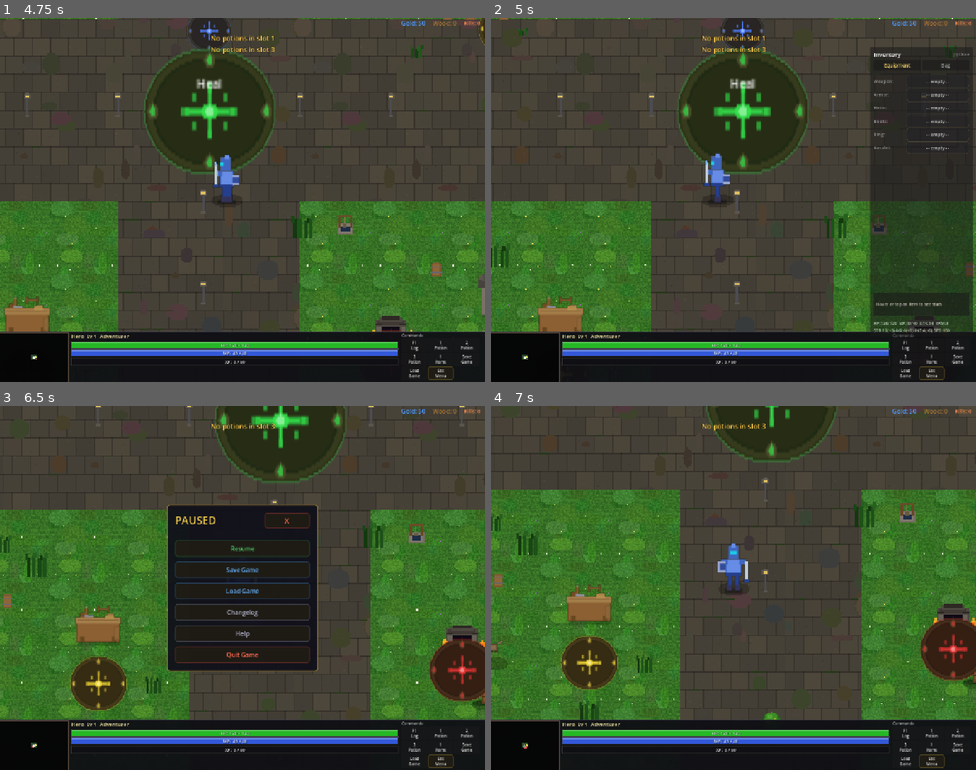
Above: before the commit, frames 1-4 (two rows, left to right).
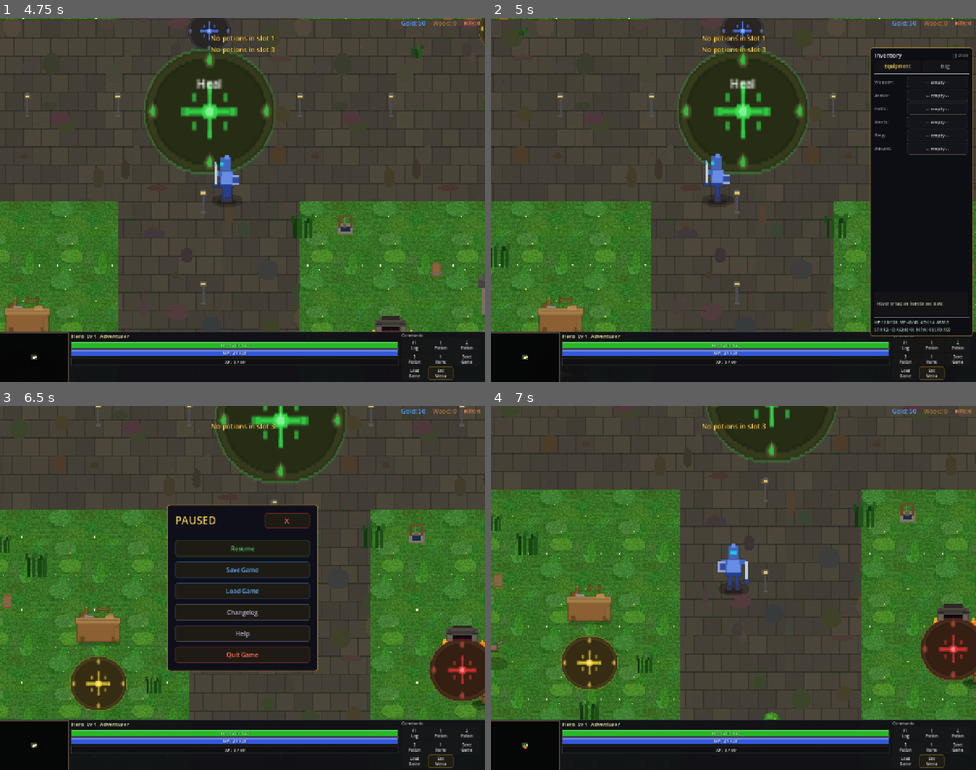
Above: after the commit, the same moments.

Repository: slxny/legends-open-rpg
Game: Godot game, scene res://scenes/main.tscn
Two runs of this game, one before a commit and one after it. Both use one fixed random seed, a clock stepped at 60 frames per second and the inputs below.
Inputs (mouse positions are in pixels of both pictures, inside the frame that each line leads up to):
- Up to frame 1 (4.75 s): tap Enter at 0.5 s; move the mouse to (349, 181) at 0.52 s; hold D (move_right) 0.53-1.25 s; hold Space (attack) 0.53-1.25 s; click (349, 181) at 0.67 s; drag from (145, 218) to (218, 272) at 1.27 s; click "SELECT" at 2 s; move the mouse to (33, 356) at 2.77 s; hold D (move_right) 2.78-3.5 s; tap 1 at 2.85 s; click (33, 356) at 2.92 s; drag from (218, 272) to (451, 94) at 3.52 s; move the mouse to (388, 254) at 4.27 s; hold A (move_left) from 4.28 s (still down); tap 3 at 4.35 s
- Up to frame 2 (5 s): keep holding A (move_left); tap I (toggle_inventory) at 4.9 s
- Up to frame 3 (6.5 s): release A (move_left) at 5 s; drag from (97, 533) to (431, 748) at 5.02 s; move the mouse to (266, 588) at 5.77 s; hold S (move_down) from 5.78 s (still down); tap F (interact) at 5.85 s; click (266, 588) at 5.92 s; tap Escape (ui_cancel) at 6.4 s
- Up to frame 4 (7 s): release S (move_down) at 6.5 s; drag from (660, 497) to (733, 602) at 6.52 s

Frame 1 is identical in both runs. In frame 2, 12% of the frame differs, in the area x 78-100%, y 8-88%; in frame 3, less than 0.1%; in frame 4, nothing differs.
Error in both runs: Invalid assignment of property or key '_mobile_potion_btns' with value of type 'Array' on a base object of type 'CharacterBody2D (player.gd)'. (res://scenes/ui…

Commit message:
All UI panels fully opaque with dark backgrounds — no more text bleed-through (v0.68.5)
Co-Authored-By: Claude Opus 4.6 <noreply@anthropic.com>

Diff:
--- a/scenes/ui/armory_dialog.tscn
+++ b/scenes/ui/armory_dialog.tscn
@@ -1,6 +1,18 @@
-[gd_scene format=3 uid="uid://barmscn"]
+[gd_scene load_steps=2 format=3 uid="uid://barmscn"]
 
 [ext_resource type="Script" path="res://scenes/ui/armory_dialog.gd" id="1_armory"]
+
+[sub_resource type="StyleBoxFlat" id="StyleBoxFlat_armory"]
+bg_color = Color(0.05, 0.05, 0.08, 1.0)
+border_color = Color(0.6, 0.5, 0.2, 0.7)
+border_width_left = 2
+border_width_top = 2
+border_width_right = 2
+border_width_bottom = 2
+corner_radius_top_left = 8
+corner_radius_top_right = 8
+corner_radius_bottom_right = 8
+corner_radius_bottom_left = 8
 
 [node name="ArmoryDialog" type="CanvasLayer"]
 layer = 25
@@ -18,4 +30,5 @@
 offset_bottom = 220.0
 grow_horizontal = 2
 grow_vertical = 2
-self_modulate = Color(1, 1, 1, 0.93)
+self_modulate = Color(1, 1, 1, 1.0)
+theme_override_styles/panel = SubResource("StyleBoxFlat_armory")
--- a/scenes/ui/changelog_dialog.gd
+++ b/scenes/ui/changelog_dialog.gd
@@ -9,9 +9,18 @@
 var _is_visible: bool = false
 var _is_mobile: bool = false
 
-const GAME_VERSION := "v0.68.4"
+const GAME_VERSION := "v0.68.5"
 
 const CHANGELOG: Array[Dictionary] = [
+	{
+		"version": "v0.68.5",
+		"title": "All panels fully opaque and dark",
+		"date": "2026-02-25",
+		"entries": [
+			"All UI panels (shop, armory, tavern, woodworking, inventory, hero stats, changelog, pause) now have dark opaque backgrounds",
+			"Text behind panels no longer bleeds through — much easier to read",
+		]
+	},
 	{
 		"version": "v0.68.4",
 		"title": "Dungeon enemies are much harder",
--- a/scenes/ui/changelog_dialog.tscn
+++ b/scenes/ui/changelog_dialog.tscn
@@ -30,7 +30,7 @@
 offset_bottom = 300.0
 grow_horizontal = 2
 grow_vertical = 2
-self_modulate = Color(1, 1, 1, 0.78)
+self_modulate = Color(1, 1, 1, 1.0)
 theme_override_styles/panel = SubResource("StyleBoxFlat_panel")
 
 [node name="MarginContainer" type="MarginContainer" parent="Panel"]
--- a/scenes/ui/hero_stats_panel.tscn
+++ b/scenes/ui/hero_stats_panel.tscn
@@ -1,6 +1,18 @@
-[gd_scene format=3 uid="uid://bherostats"]
+[gd_scene load_steps=2 format=3 uid="uid://bherostats"]
 
 [ext_resource type="Script" path="res://scenes/ui/hero_stats_panel.gd" id="1_hero_stats"]
+
+[sub_resource type="StyleBoxFlat" id="StyleBoxFlat_herostats"]
+bg_color = Color(0.05, 0.05, 0.08, 1.0)
+border_color = Color(0.6, 0.5, 0.2, 0.7)
+border_width_left = 2
+border_width_top = 2
+border_width_right = 2
+border_width_bottom = 2
+corner_radius_top_left = 8
+corner_radius_top_right = 8
+corner_radius_bottom_right = 8
+corner_radius_bottom_left = 8
 
 [node name="HeroStatsPanel" type="CanvasLayer"]
 layer = 22
@@ -25,7 +37,8 @@
 offset_bottom = 260.0
 grow_horizontal = 2
 grow_vertical = 2
-self_modulate = Color(1, 1, 1, 0.93)
+self_modulate = Color(1, 1, 1, 1.0)
+theme_override_styles/panel = SubResource("StyleBoxFlat_herostats")
 
 [node name="MarginContainer" type="MarginContainer" parent="Panel"]
 layout_mode = 2
--- a/scenes/ui/inventory_screen.tscn
+++ b/scenes/ui/inventory_screen.tscn
@@ -1,6 +1,18 @@
-[gd_scene load_steps=2 format=3 uid="uid://binvscn"]
+[gd_scene load_steps=3 format=3 uid="uid://binvscn"]
 
 [ext_resource type="Script" path="res://scenes/ui/inventory_screen.gd" id="1_inv"]
+
+[sub_resource type="StyleBoxFlat" id="StyleBoxFlat_inv"]
+bg_color = Color(0.05, 0.05, 0.08, 1.0)
+border_color = Color(0.6, 0.5, 0.2, 0.7)
+border_width_left = 2
+border_width_top = 2
+border_width_right = 2
+border_width_bottom = 2
+corner_radius_top_left = 8
+corner_radius_top_right = 8
+corner_radius_bottom_right = 8
+corner_radius_bottom_left = 8
 
 [node name="InventoryScreen" type="CanvasLayer"]
 layer = 20
@@ -16,7 +28,8 @@
 offset_bottom = -120.0
 grow_horizontal = 0
 grow_vertical = 2
-self_modulate = Color(1, 1, 1, 0.93)
+self_modulate = Color(1, 1, 1, 1.0)
+theme_override_styles/panel = SubResource("StyleBoxFlat_inv")
 
 [node name="MarginContainer" type="MarginContainer" parent="Panel"]
 layout_mode = 2
--- a/scenes/ui/pause_menu.tscn
+++ b/scenes/ui/pause_menu.tscn
@@ -31,5 +31,5 @@
 offset_bottom = 220.0
 grow_horizontal = 2
 grow_vertical = 2
-self_modulate = Color(1, 1, 1, 0.93)
+self_modulate = Color(1, 1, 1, 1.0)
 theme_override_styles/panel = SubResource("StyleBoxFlat_pause")
--- a/scenes/ui/shop_dialog.tscn
+++ b/scenes/ui/shop_dialog.tscn
@@ -1,6 +1,18 @@
-[gd_scene load_steps=2 format=3 uid="uid://bshopscn"]
+[gd_scene load_steps=3 format=3 uid="uid://bshopscn"]
 
 [ext_resource type="Script" path="res://scenes/ui/shop_dialog.gd" id="1_shop"]
+
+[sub_resource type="StyleBoxFlat" id="StyleBoxFlat_shop"]
+bg_color = Color(0.05, 0.05, 0.08, 1.0)
+border_color = Color(0.6, 0.5, 0.2, 0.7)
+border_width_left = 2
+border_width_top = 2
+border_width_right = 2
+border_width_bottom = 2
+corner_radius_top_left = 8
+corner_radius_top_right = 8
+corner_radius_bottom_right = 8
+corner_radius_bottom_left = 8
 
 [node name="ShopDialog" type="CanvasLayer"]
 layer = 25
@@ -18,4 +30,5 @@
 offset_bottom = 280.0
 grow_horizontal = 2
 grow_vertical = 2
-self_modulate = Color(1, 1, 1, 0.93)
+self_modulate = Color(1, 1, 1, 1.0)
+theme_override_styles/panel = SubResource("StyleBoxFlat_shop")
--- a/scenes/ui/tavern_dialog.tscn
+++ b/scenes/ui/tavern_dialog.tscn
@@ -1,6 +1,18 @@
-[gd_scene format=3 uid="uid://btavscn"]
+[gd_scene load_steps=2 format=3 uid="uid://btavscn"]
 
 [ext_resource type="Script" path="res://scenes/ui/tavern_dialog.gd" id="1_tavern"]
+
+[sub_resource type="StyleBoxFlat" id="StyleBoxFlat_tavern"]
+bg_color = Color(0.05, 0.05, 0.08, 1.0)
+border_color = Color(0.6, 0.5, 0.2, 0.7)
+border_width_left = 2
+border_width_top = 2
+border_width_right = 2
+border_width_bottom = 2
+corner_radius_top_left = 8
+corner_radius_top_right = 8
+corner_radius_bottom_right = 8
+corner_radius_bottom_left = 8
 
 [node name="TavernDialog" type="CanvasLayer"]
 layer = 25
@@ -18,4 +30,5 @@
 offset_bottom = 250.0
 grow_horizontal = 2
 grow_vertical = 2
-self_modulate = Color(1, 1, 1, 0.93)
+self_modulate = Color(1, 1, 1, 1.0)
+theme_override_styles/panel = SubResource("StyleBoxFlat_tavern")
--- a/scenes/ui/woodworking_dialog.tscn
+++ b/scenes/ui/woodworking_dialog.tscn
@@ -1,6 +1,18 @@
-[gd_scene format=3 uid="uid://bwoodworkdlg"]
+[gd_scene load_steps=2 format=3 uid="uid://bwoodworkdlg"]
 
 [ext_resource type="Script" path="res://scenes/ui/woodworking_dialog.gd" id="1_woodwork"]
+
+[sub_resource type="StyleBoxFlat" id="StyleBoxFlat_woodwork"]
+bg_color = Color(0.05, 0.05, 0.08, 1.0)
+border_color = Color(0.6, 0.5, 0.2, 0.7)
+border_width_left = 2
+border_width_top = 2
+border_width_right = 2
+border_width_bottom = 2
+corner_radius_top_left = 8
+corner_radius_top_right = 8
+corner_radius_bottom_right = 8
+corner_radius_bottom_left = 8
 
 [node name="WoodworkingDialog" type="CanvasLayer"]
 layer = 25
@@ -18,4 +30,5 @@
 offset_bottom = 250.0
 grow_horizontal = 2
 grow_vertical = 2
-self_modulate = Color(1, 1, 1, 0.93)
+self_modulate = Color(1, 1, 1, 1.0)
+theme_override_styles/panel = SubResource("StyleBoxFlat_woodwork")
